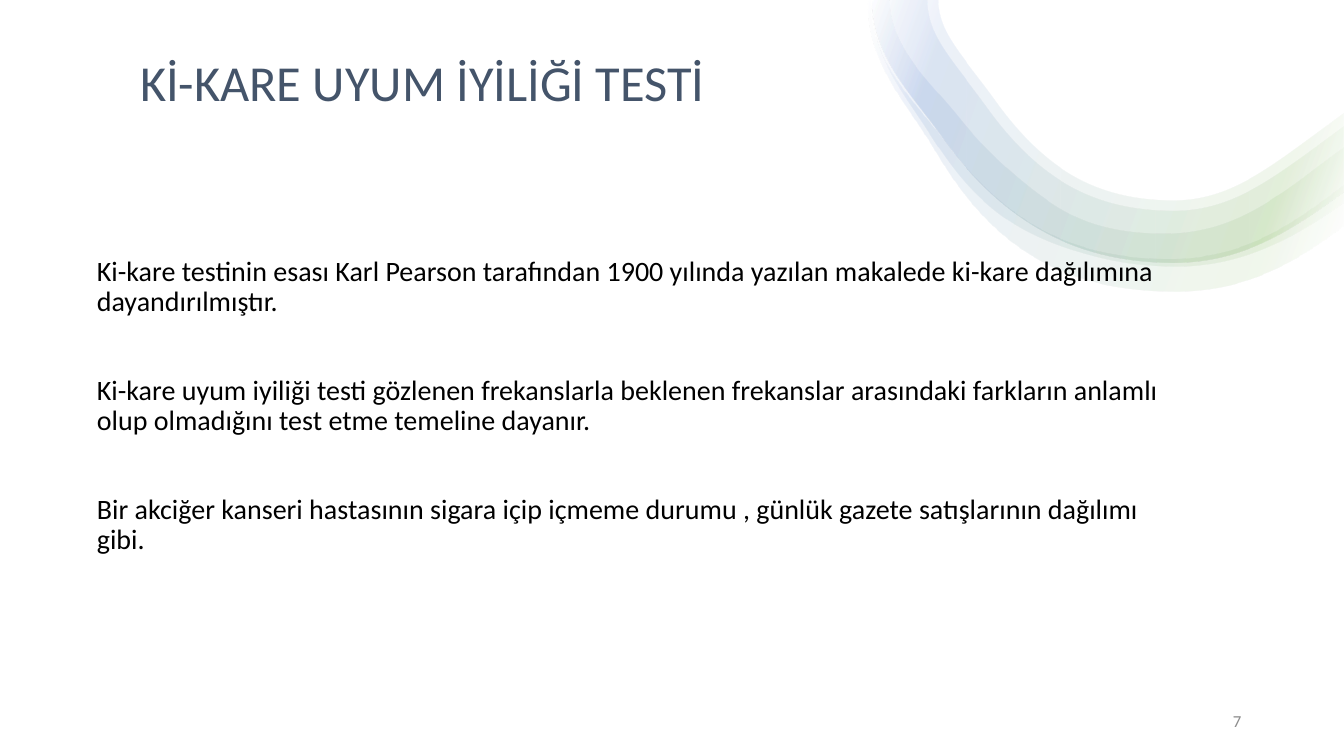
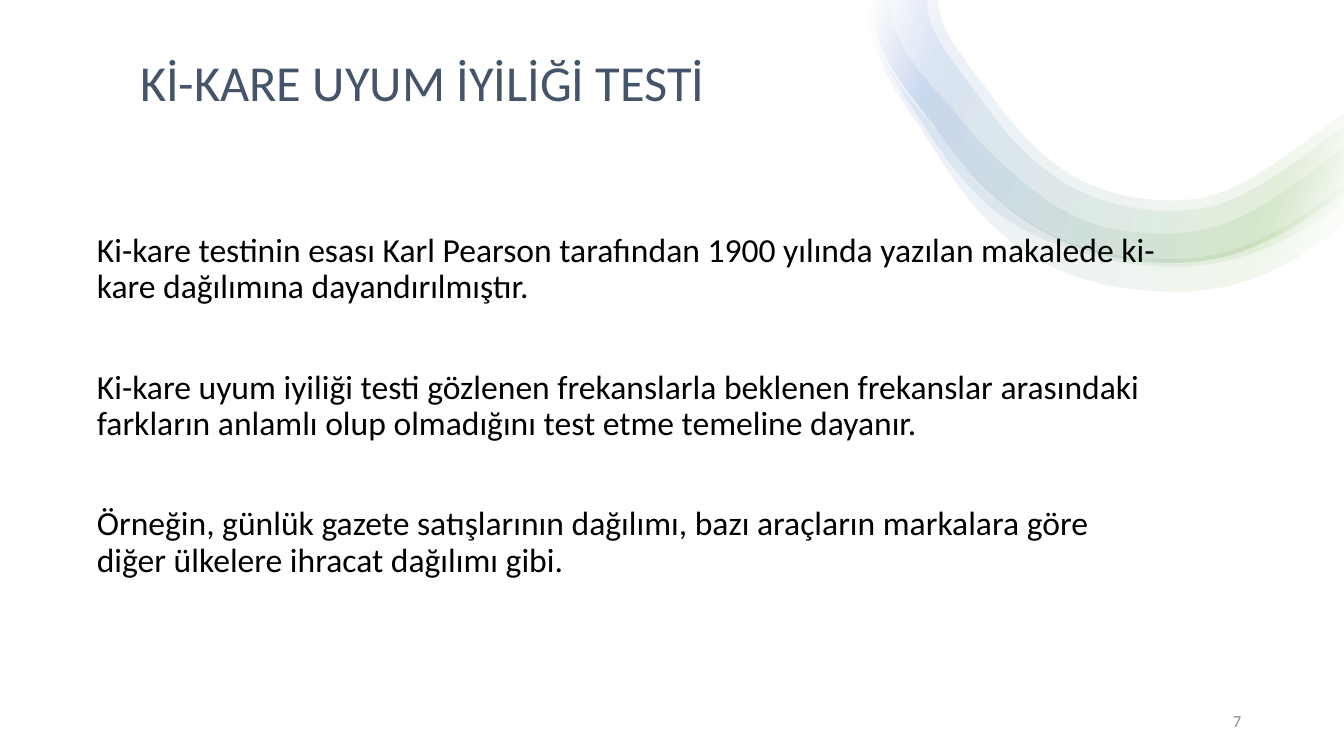
Before and after one commit to chnmzrkgithub/seminer, a slide deck: slide 7 of cihan.pptx. Drawn at 1344x756 pixels with LibreOffice and Linux fonts; fonts in the diff are those of the drawing. Boxes give left, top, right and bottom in pixels: in the first picture for what was removed or moved away, otherwise in the second. Text is boxed around its words. In the diff, an @@ line names an element or a change of style, - is before the commit and + after.

```diff
--- a/cihan.pptx
+++ b/cihan.pptx
@@ text at [97, 235, 1154, 441]: size 20 to 24 pt in "Ki-kare testinin esası Karl Pearson tarafından 1900 ...", "Ki-kare uyum iyiliği testi gözlenen frekanslarla beklenen ..." @@
@@ text at [97, 508, 1088, 578]: text changed; size 20 to 24 pt @@
-Bir akciğer kanseri hastasının sigara içip içmeme durumu , günlük gazete satışlarının dağılımı gibi.
+Örneğin, günlük gazete satışlarının dağılımı, bazı araçların markalara göre diğer ülkelere ihracat dağılımı gibi.
```
Also in this commit, not shown: 5 other slides changed, 1 slide added, 2 slides removed.
